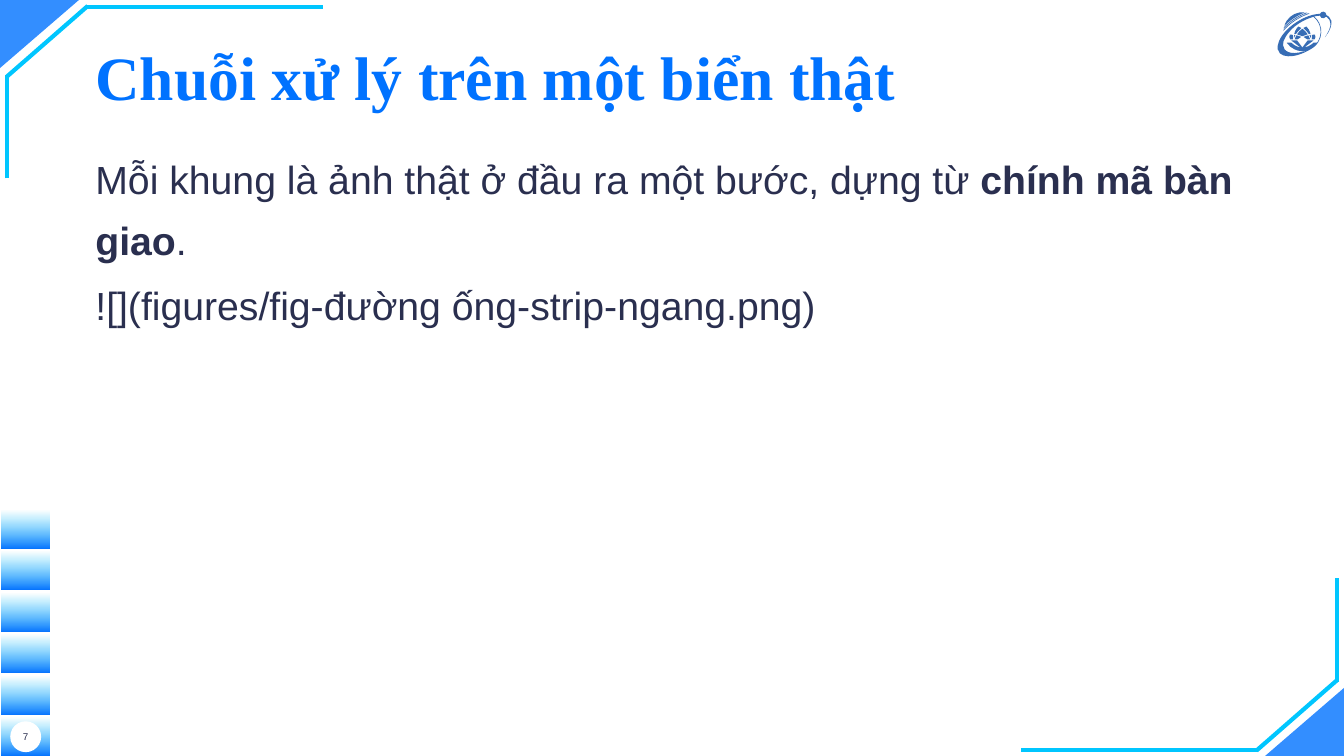
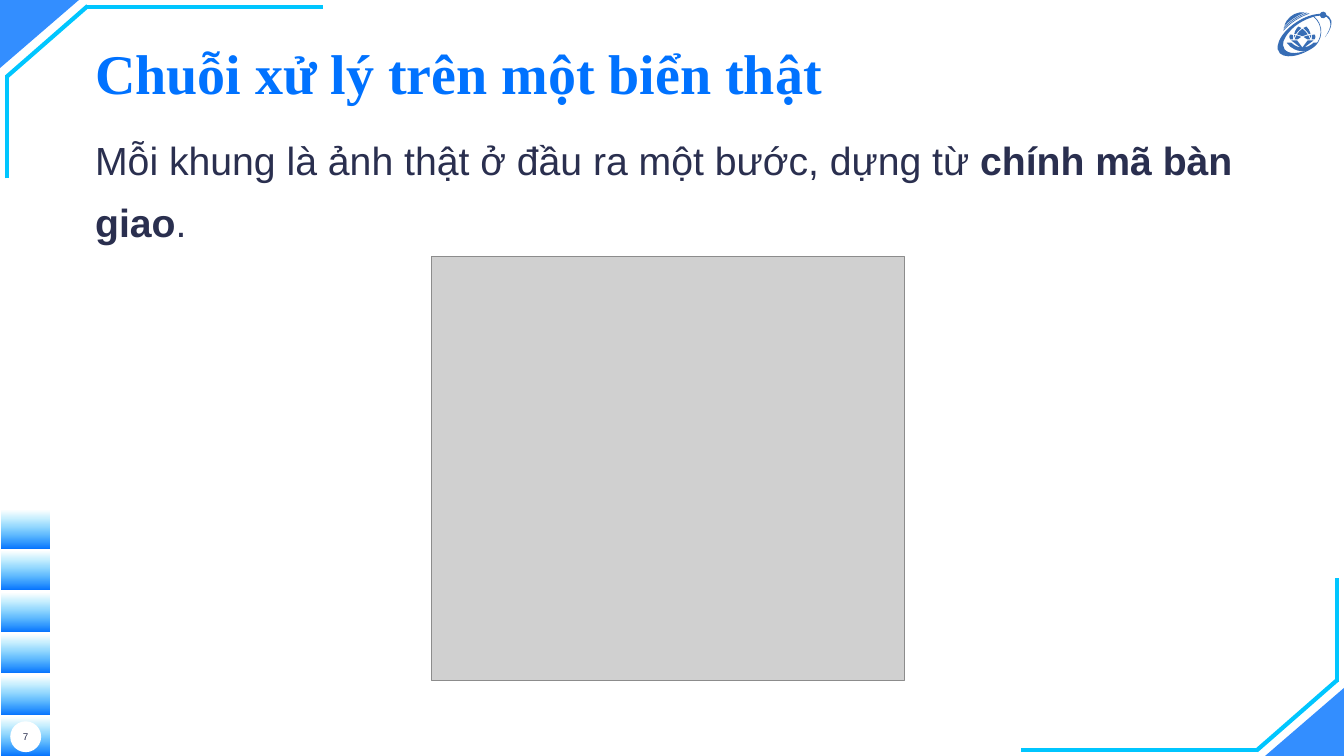
Before and after one commit to hieunguyen2604/alpr-do-an-mon-hoc, a slide deck: slide 7 of docs/slides/12-slides-mon-hoc.pptx. Drawn at 1344x756 pixels with LibreOffice and Linux fonts; fonts in the diff are those of the drawing; grey boxes stand for pictures; background and template pictures are left out. Boxes give left, top, right and bottom in pixels: in the first picture for what was removed or moved away, otherwise in the second. Text is boxed around its words. In the diff, an @@ line names an element or a change of style, - is before the commit and + after.

```diff
--- a/docs/slides/12-slides-mon-hoc.pptx
+++ b/docs/slides/12-slides-mon-hoc.pptx
@@ title "Chuỗi xử lý trên một ..." at box(95, 51, 821, 105): size 44 to 40 pt @@
@@ text "Mỗi khung là ảnh thật ...": place and size @@
-text "Mỗi khung là ảnh thật ..." at box(95, 163, 1233, 328)
+text "Mỗi khung là ảnh thật ..." at box(95, 144, 1233, 245)
@@ picture added at box(432, 256, 904, 681) @@
@@ text at box(95, 290, 816, 328): paragraph removed @@
-![](figures/fig-đường ống-strip-ngang.png)
```
Also in this commit, not shown: 7 other slides changed, 3 other files.
